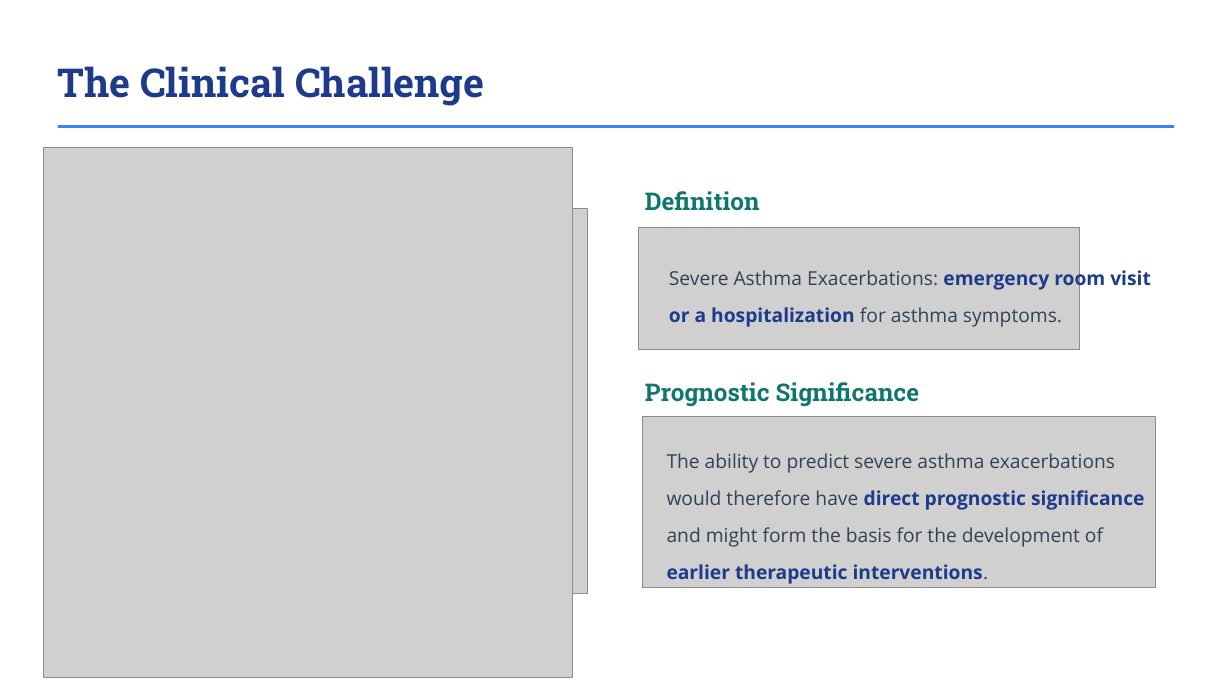
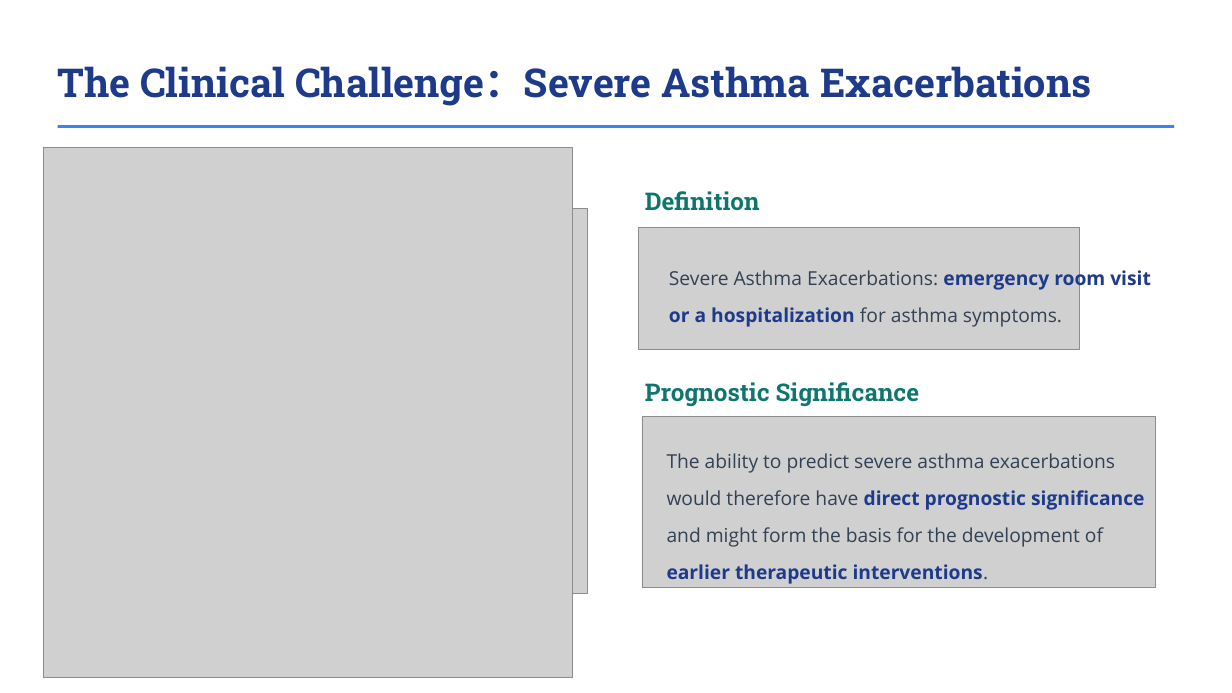
Before and after one commit to mocksu/resume, a slide deck: slide 3 of Predicting Asthma Exacerbations with ML.pptx. Drawn at 1232x693 pixels with LibreOffice and Linux fonts; fonts in the diff are those of the drawing; grey boxes stand for pictures; background and template pictures are left out. Boxes give left, top, right and bottom in pixels: in the first picture for what was removed or moved away, otherwise in the second. Text is boxed around its words. In the diff, an @@ line names an element or a change of style, - is before the commit and + after.

```diff
--- a/Predicting Asthma Exacerbations with ML.pptx
+++ b/Predicting Asthma Exacerbations with ML.pptx
@@ text at <box>58,66,1091,106</box>: text changed @@
-The Clinical Challenge
+The Clinical Challenge：Severe Asthma Exacerbations
```
Also in this commit, not shown: 4 other slides changed, 1 slide removed, 3 other files.
